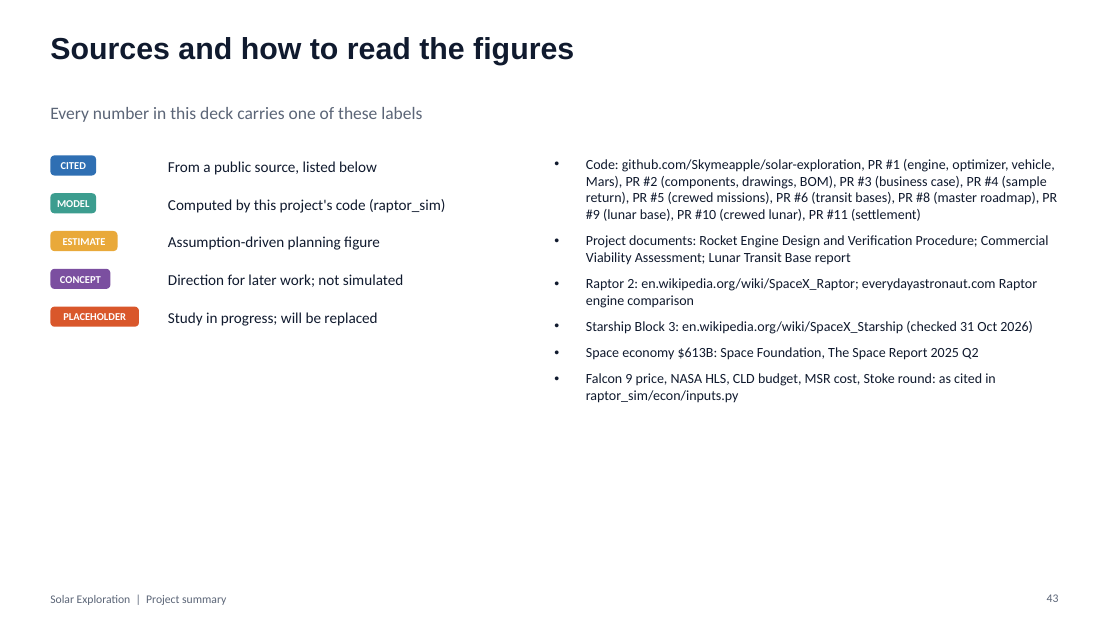
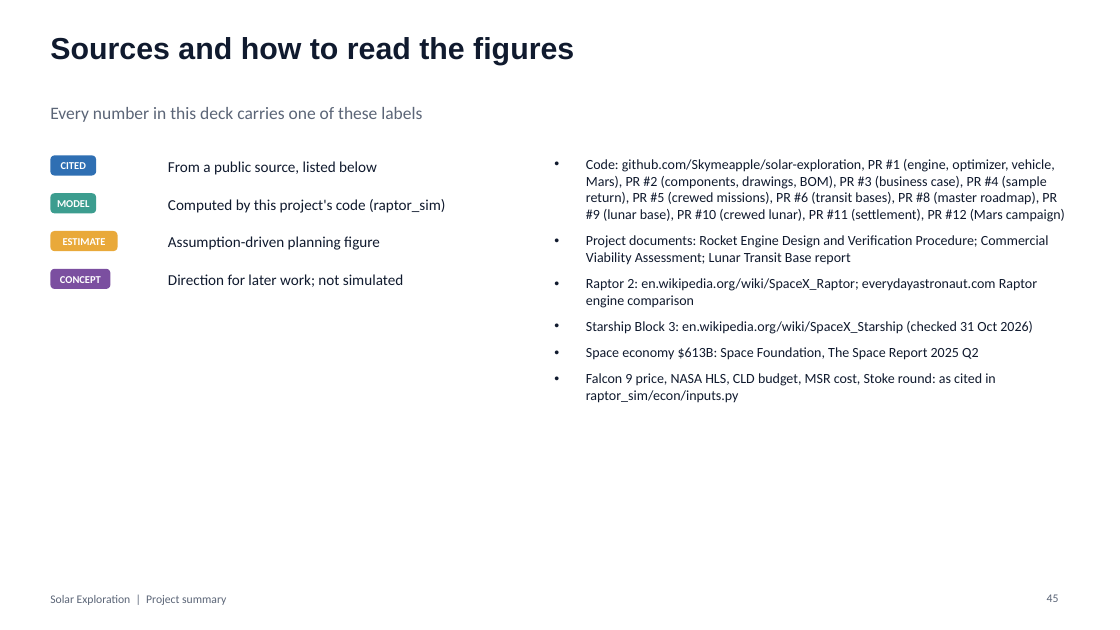
Before and after one commit to Skymeapple/solar-exploration, a slide deck: slide 45 of presentation/Solar_Exploration_Project_Summary.pptx (slide 43 before the commit). Drawn at 1120x630 pixels with LibreOffice and Linux fonts; fonts in the diff are those of the drawing. Boxes give left, top, right and bottom in pixels: in the first picture for what was removed or moved away, otherwise in the second. Text is boxed around its words. In the diff, an @@ line names an element or a change of style, - is before the commit and + after.

```diff
--- a/presentation/Solar_Exploration_Project_Summary.pptx
+++ b/presentation/Solar_Exploration_Project_Summary.pptx
@@ text at box(586, 159, 1065, 222): text changed @@
-• Code: github.com/Skymeapple/solar-exploration, PR #1 (engine, optimizer, vehicle, Mars), PR #2 (components, drawings, BOM), PR #3 (business case), PR #4 (sample return), PR #5 (crewed missions), PR #6 (transit bases), PR #8 (master roadmap), PR #9 (lunar base), PR #10 (crewed lunar), PR #11 (settlement)
+• Code: github.com/Skymeapple/solar-exploration, PR #1 (engine, optimizer, vehicle, Mars), PR #2 (components, drawings, BOM), PR #3 (business case), PR #4 (sample return), PR #5 (crewed missions), PR #6 (transit bases), PR #8 (master roadmap), PR #9 (lunar base), PR #10 (crewed lunar), PR #11 (settlement), PR #12 (Mars campaign)
@@ rounded rectangle removed at box(50, 307, 139, 327) @@
-PLACEHOLDER
@@ text removed at box(168, 312, 377, 326) @@
-Study in progress; will be replaced
@@ page number at box(1047, 594, 1059, 602): text changed @@
-43
+45
```
Also in this commit, not shown: 18 other slides changed, 2 slides added, 1 other file.
